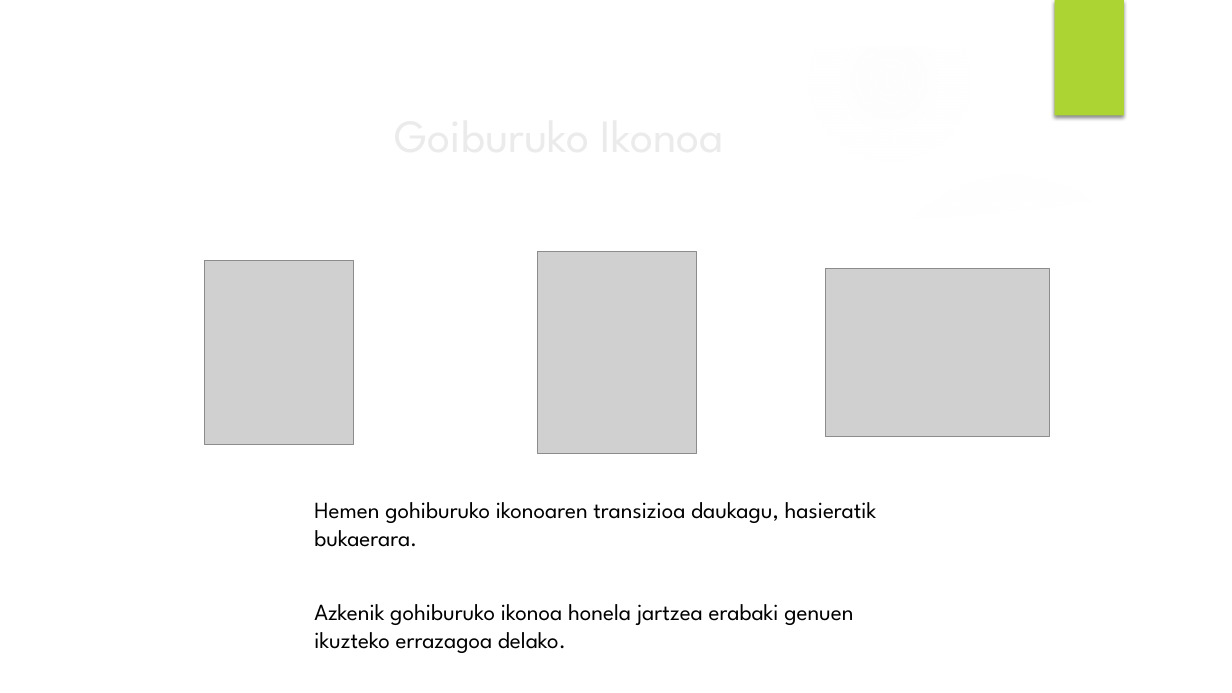
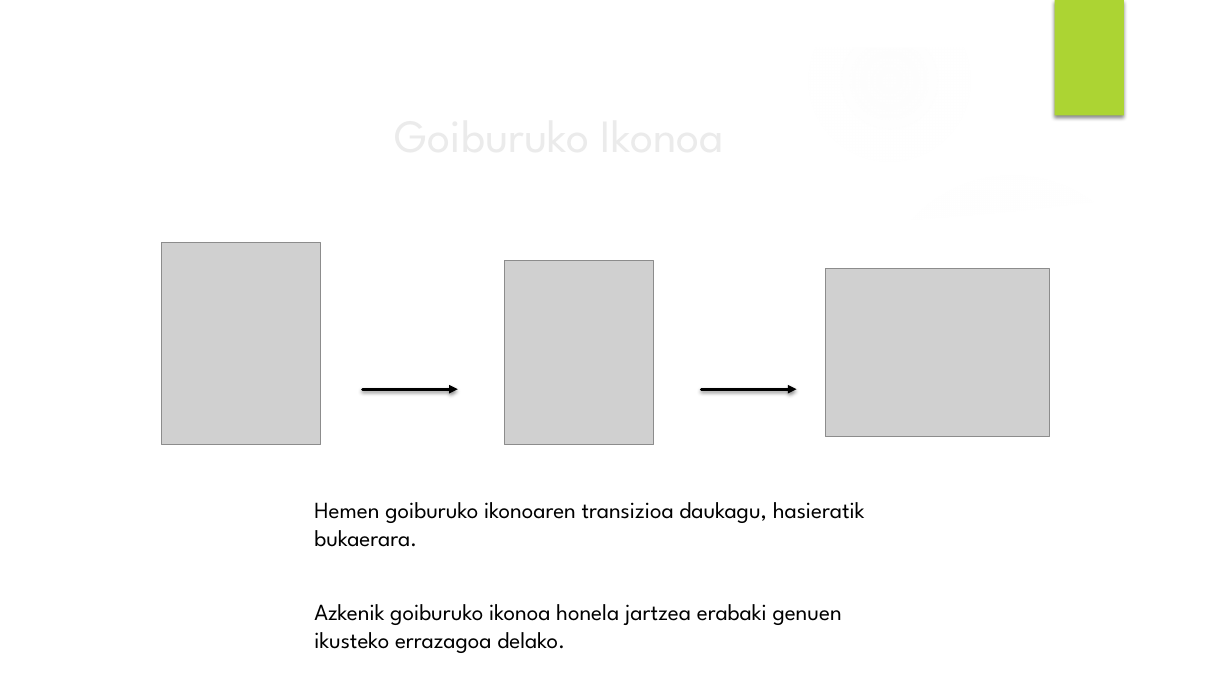
Before and after one commit to Iza666/EguneanBehin, a slide deck: slide 14 of Brain Pain powerpoint.pptx. Drawn at 1232x693 pixels with LibreOffice and Linux fonts; fonts in the diff are those of the drawing; grey boxes stand for pictures; background and template pictures are left out. Boxes give left, top, right and bottom in pixels: in the first picture for what was removed or moved away, otherwise in the second. Text is boxed around its words. In the diff, an @@ line names an element or a change of style, - is before the commit and + after.

```diff
--- a/Brain Pain powerpoint.pptx
+++ b/Brain Pain powerpoint.pptx
@@ picture: place and size @@
-picture at bbox=[537, 251, 696, 454]
+picture at bbox=[162, 242, 321, 445]
@@ picture: place and size @@
-picture at bbox=[204, 261, 354, 445]
+picture at bbox=[505, 261, 654, 445]
@@ arrow added from (362, 389) to (457, 389), #000000 2.25 pt @@
@@ arrow added from (701, 389) to (797, 389), #000000 2.25 pt @@
@@ text at bbox=[314, 502, 865, 547]: text changed @@
-Hemen gohiburuko ikonoaren transizioa daukagu, hasieratik bukaerara.
+Hemen goiburuko ikonoaren transizioa daukagu, hasieratik bukaerara.
@@ text at bbox=[314, 604, 842, 653]: text changed @@
-Azkenik gohiburuko ikonoa honela jartzea erabaki genuen ikuzteko errazagoa delako.
+Azkenik goiburuko ikonoa honela jartzea erabaki genuen ikusteko errazagoa delako.
```
Also in this commit, not shown: 9 other slides changed, 2 slides added, 1 slide removed, 1 other file.
